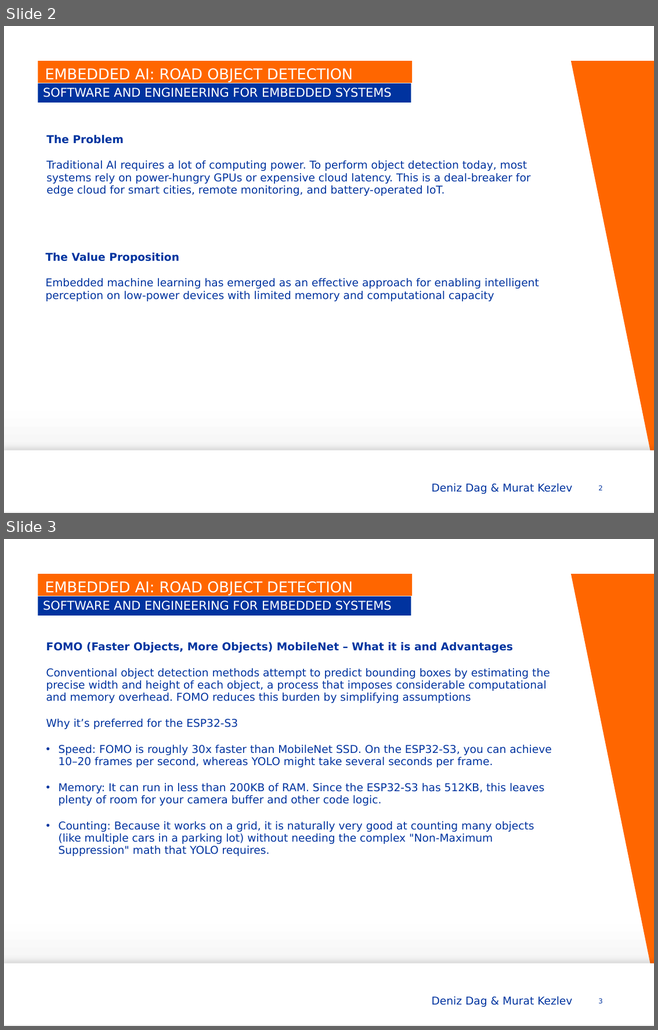
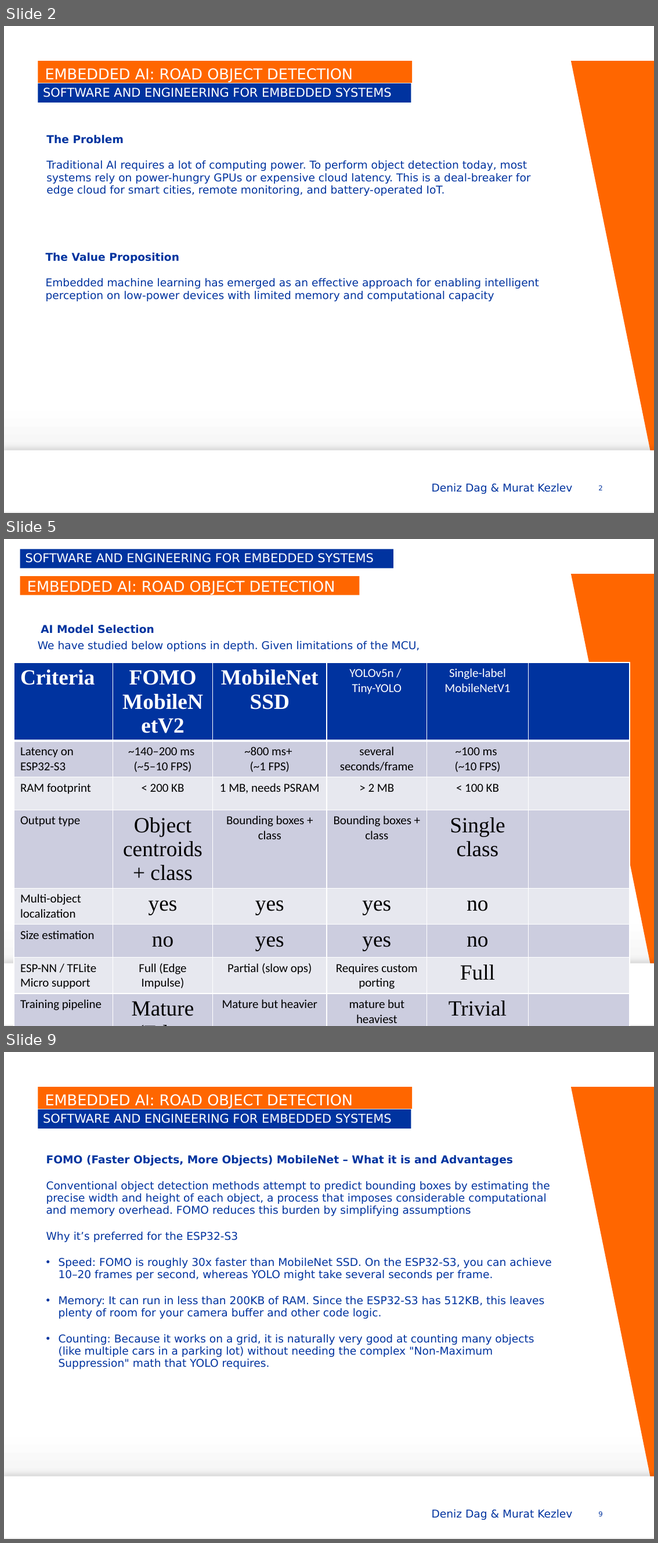
Before and after one commit to mkezlev/MACS-SEES-ObjectDetect, a slide deck: SEES Project Slides.pptx. Shown one above the other, each under a label of ours: slides 2 and 3 before the commit, slides 2, 5 and 9 after it; the slides between them are not shown. The pictures are 658x1030 and 658x1543 pixels, drawn with LibreOffice and Linux fonts; fonts in the diff are those of the drawing; background and template pictures are left out. Boxes give left, top, right and bottom in pixels: in the first picture for what was removed or moved away, otherwise in the second. Text is boxed around its words. In the diff, an @@ line names an element or a change of style, - is before the commit and + after.

```diff
--- a/SEES Project Slides.pptx
+++ b/SEES Project Slides.pptx
@@ slide 5 added at bbox=[4, 539, 654, 1026], background gradient #FFFFFF to #FEFEFE to #EDEDED; not listed: 1 template element that a slide beside it also shows @@
@@ subtitle added at bbox=[20, 549, 393, 569], fill #00339F, 13.5 pt, text #FFFFFF @@
+SOFTWARE AND ENGINEERING FOR EMBEDDED SYSTEMS
@@ title added at bbox=[20, 576, 360, 595], fill #FF6600, 16.5 pt, text #FFFFFF @@
+EMBEDDED AI: ROAD OBJECT DETECTION
@@ text added at bbox=[41, 624, 154, 634], 12 pt, text #00339F, bold @@
+AI Model Selection
@@ text added at bbox=[38, 641, 420, 652], 12 pt, text #00339F @@
+We have studied below options in depth. Given limitations of the MCU,
@@ table added at bbox=[14, 663, 629, 1026], 9 rows, 6 columns @@
+Criteria | FOMO / MobileNetV2 | MobileNet SSD | YOLOv5n / / Tiny-YOLO | Single-label MobileNetV1 | 
+Latency on ESP32-S3 | ~140–200 ms / (~5–10 FPS) | ~800 ms+ / (~1 FPS) | several seconds/frame | ~100 ms / (~10 FPS) | 
+RAM footprint | < 200 KB | 1 MB, needs PSRAM | > 2 MB | < 100 KB | 
+Output type | Object centroids + class | Bounding boxes + class | Bounding boxes + class | Single class | 
+Multi-object localization | yes | yes | yes | no | 
+Size estimation | no | yes | yes | no | 
+ESP-NN / TFLite Micro support | Full (Edge Impulse) | Partial (slow ops) | Requires custom porting | Full | 
+Training pipeline | Mature (Edge Impulse Studio) | Mature but heavier | mature but heaviest | Trivial | 
+Selection of model | Selected | Dropped - latency, RAM | Dropped - infeasible on MCU | Option - no localization | 
@@ page number added at bbox=[463, 995, 609, 1008], 7.5 pt, text #00339F @@
+5
@@ what was slide 3 is now slide 9 @@
@@ page number at bbox=[598, 1511, 602, 1517]: text changed @@
-3
+9
```
Also in this commit, not shown: 1 slide changed, 5 other slides added.
